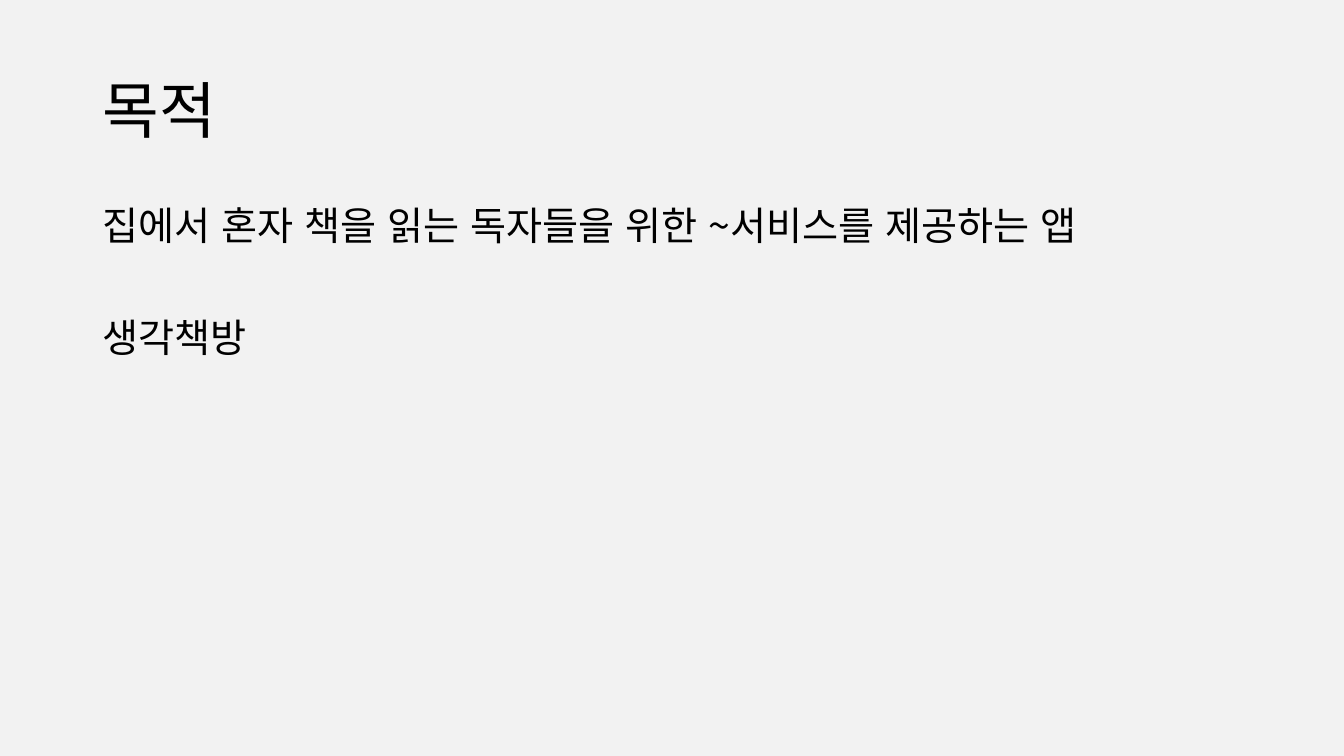
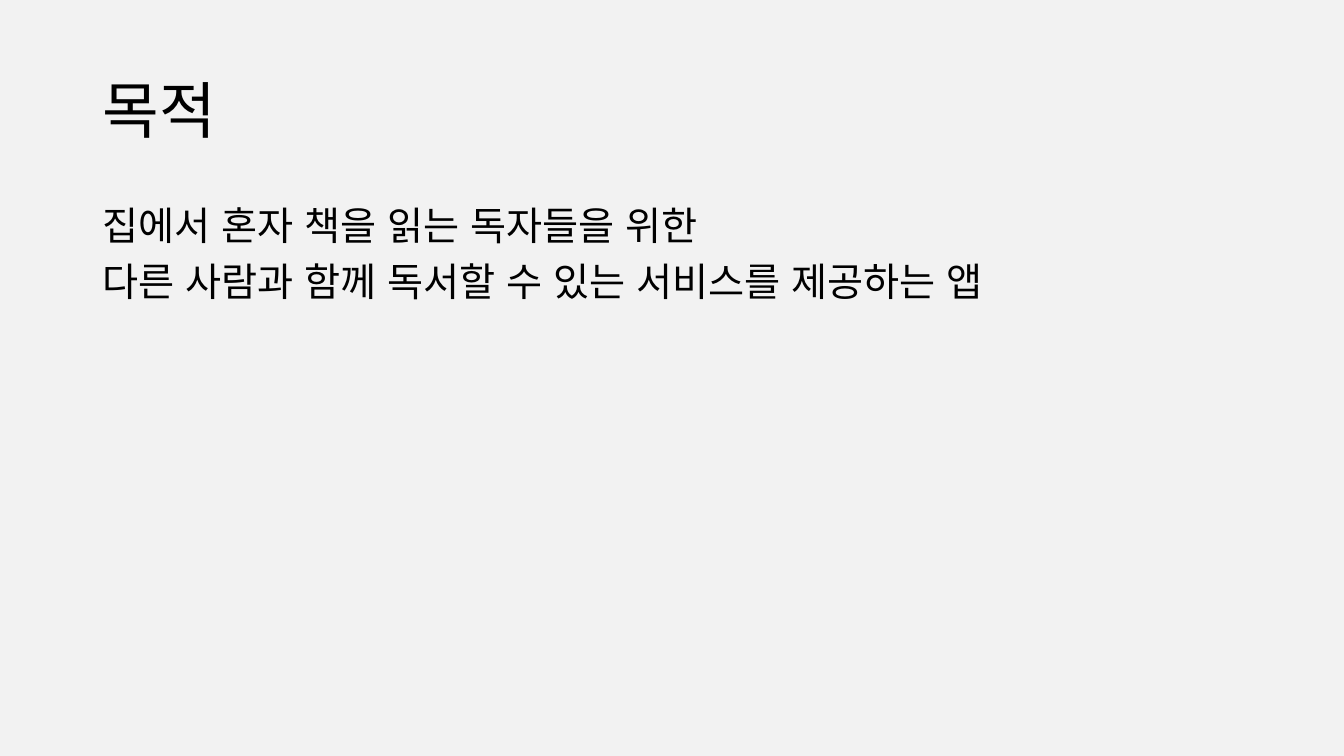
Before and after one commit to 888pocket/social-readbook-app, a slide deck: slide 2 of 보고서/사용자인터페이스(나) 제안발표ppt_3code.pptx. Drawn at 1344x756 pixels with LibreOffice and Linux fonts; fonts in the diff are those of the drawing. Boxes give left, top, right and bottom in pixels: in the first picture for what was removed or moved away, otherwise in the second. Text is boxed around its words. In the diff, an @@ line names an element or a change of style, - is before the commit and + after.

```diff
--- a/보고서/사용자인터페이스(나) 제안발표ppt_3code.pptx
+++ b/보고서/사용자인터페이스(나) 제안발표ppt_3code.pptx
@@ text at <box>102,207,982,300</box>: text changed @@
-집에서 혼자 책을 읽는 독자들을 위한 ~서비스를 제공하는 앱
-생각책방
+집에서 혼자 책을 읽는 독자들을 위한
+다른 사람과 함께 독서할 수 있는 서비스를 제공하는 앱
```
Also in this commit, not shown: 6 other slides changed, 9 slides added, 2 slides removed.
